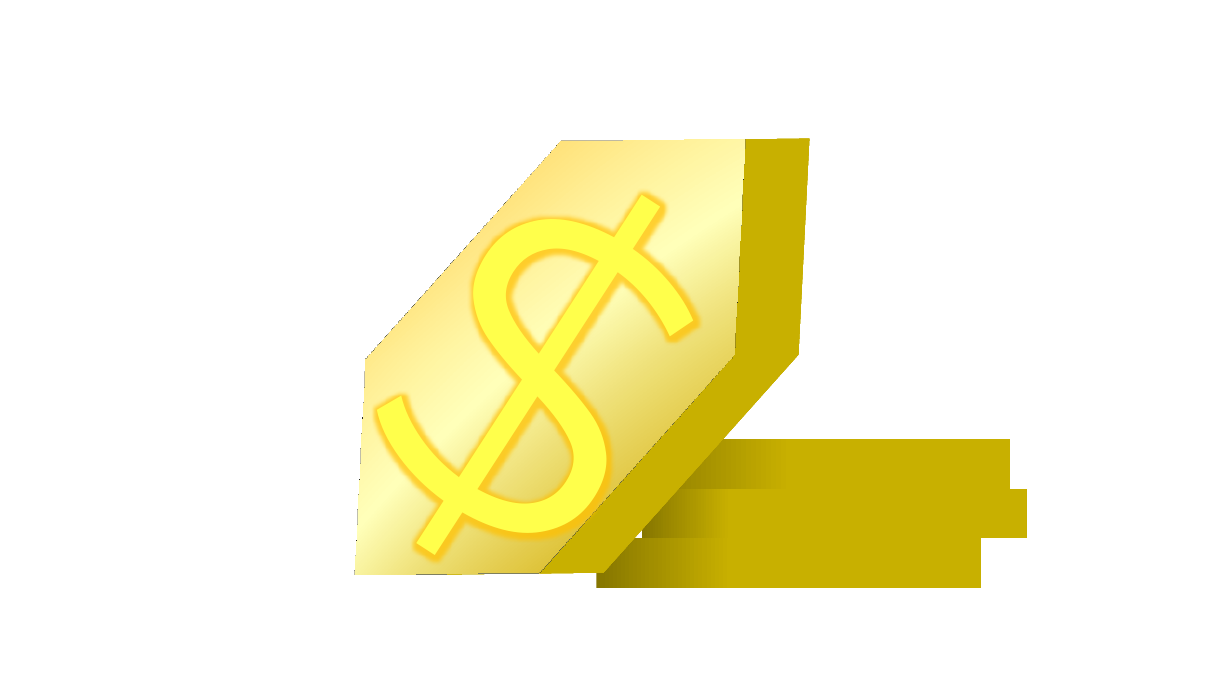
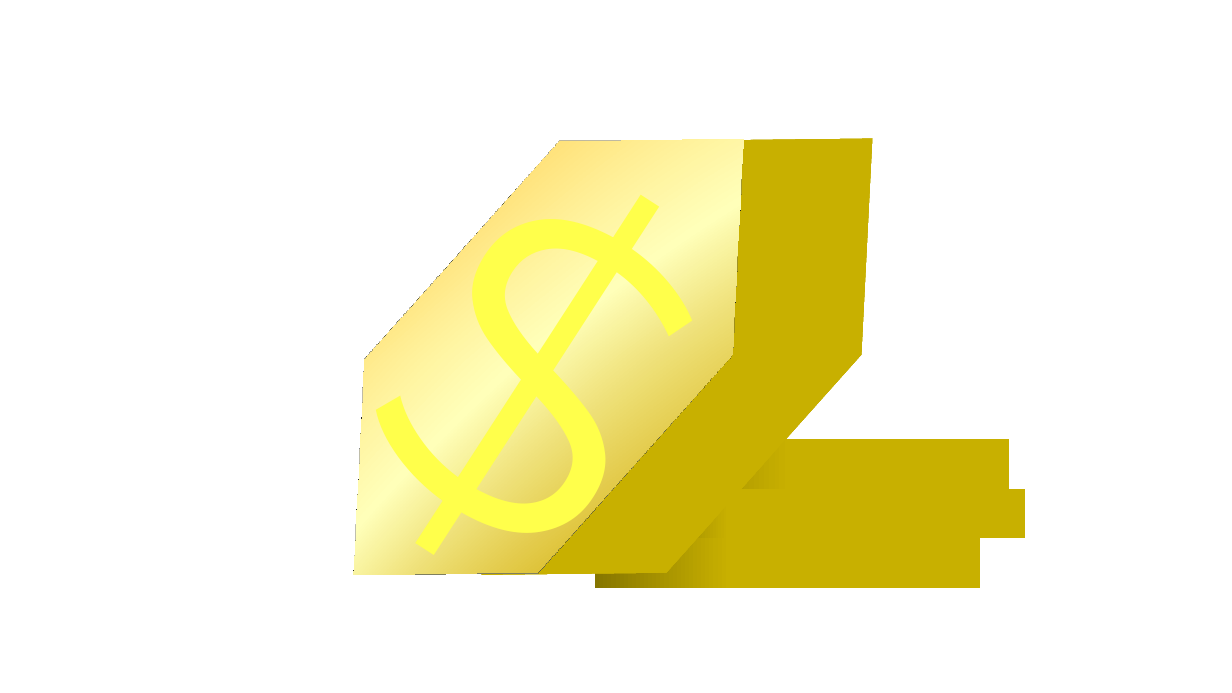
Before and after one commit to SNUGDC/Hextris, a slide deck: slide 34 of Hextris 아트 리소스.pptx (slide 33 before the commit). Drawn at 1232x693 pixels with LibreOffice and Linux fonts; fonts in the diff are those of the drawing. Boxes give left, top, right and bottom in pixels: in the first picture for what was removed or moved away, otherwise in the second. Text is boxed around its words. In the diff, an @@ line names an element or a change of style, - is before the commit and + after.

```diff
--- a/Hextris 아트 리소스.pptx
+++ b/Hextris 아트 리소스.pptx
@@ hexagon "$" at (253,103,845,612): shadow changed @@
```
Also in this commit, not shown: 1 slide added, 5 other files.
